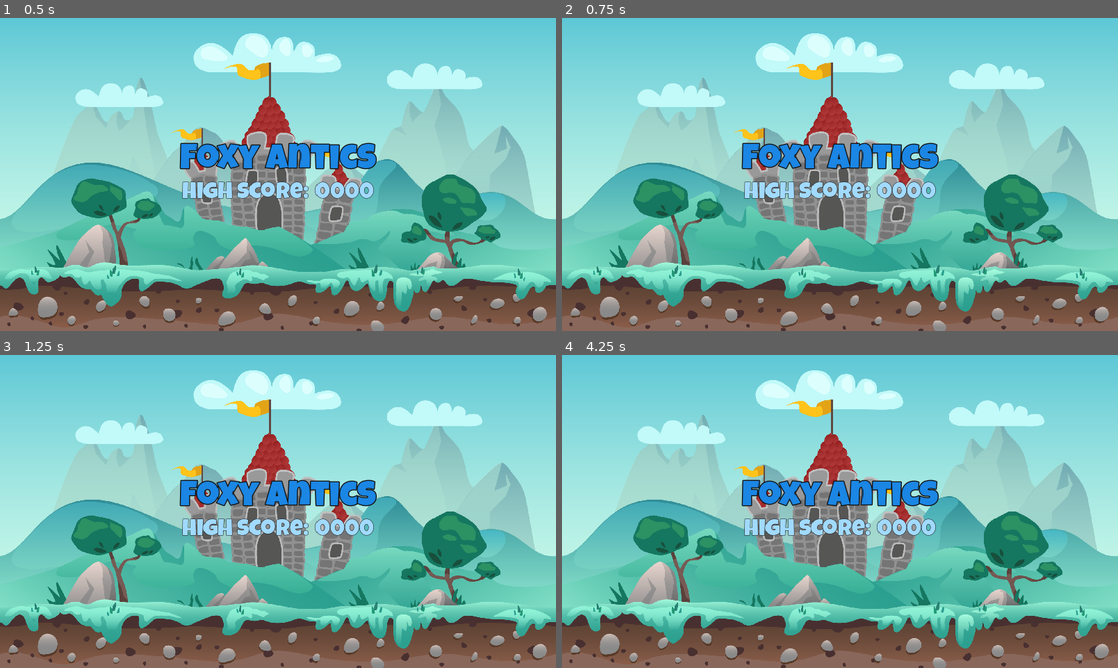
Above: before the commit, frames 1-4 (two rows, left to right).
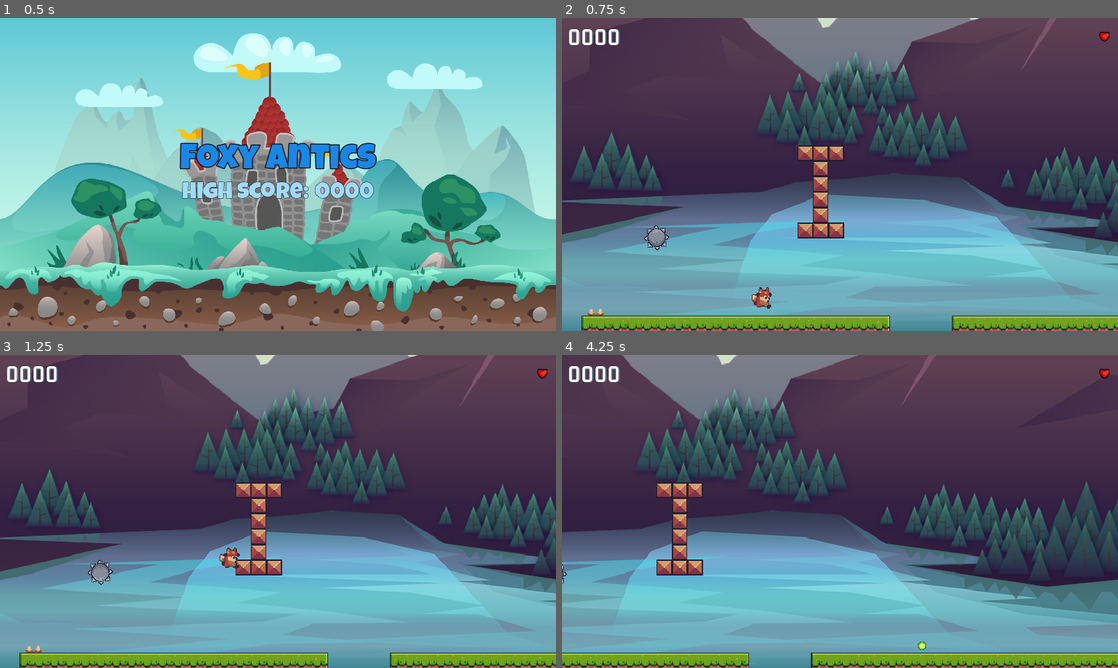
Above: after the commit, the same moments.

Repository: fj0lverkr/FoxAntics
Game: Godot game, scene res://scenes/main/main.tscn
Same seed, same stepped clock (60 frames per second), same inputs: the game is played once before the commit and once after it.
Inputs (mouse positions are in pixels of both pictures, inside the frame that each line leads up to):
- Up to frame 1 (0.5 s): no input
- Up to frame 2 (0.75 s): tap Enter at 0.5 s; move the mouse to (962, 158) at 0.52 s; hold D (right) from 0.53 s (still down); tap W (up) at 0.6 s
- Up to frame 3 (1.25 s): keep holding D (right); tap W (up) at 0.77, 1.07 s
- Up to frame 4 (4.25 s): move the mouse to (728, 527) at 1.27 s; click (728, 527) at 1.35 s; tap W (up) at 1.52, 1.55, 1.82, 2.1, 3.02, 3.05, 3.32, 3.6, 3.77, 4.07 s; move the mouse to (895, 442) at 2.02 s; release D (right) at 2.03 s; hold A (left) 2.03-2.78 s; move the mouse to (812, 574) at 2.77 s; hold D (right) from 2.78 s (still down); click (812, 574) at 2.85 s; move the mouse to (1006, 558) at 3.52 s

Frame 1 is identical in both runs. In frame 2, 99% of the frame differs, in the area x 0-100%, y 0-100%; in frame 3, 99%; in frame 4, 99%.

Commit message:
UI updates and Game over

Diff:
--- a/project.godot
+++ b/project.godot
@@ -17,6 +17,7 @@
 
 [autoload]
 
+Constants="*res://singletons/constants.gd"
 SignalBus="*res://singletons/signal_bus.gd"
 SoundManager="*res://singletons/sound_manager.gd"
 GameManager="*res://singletons/game_manager.gd"
@@ -30,6 +31,10 @@
 [display]
 
 window/stretch/mode="canvas_items"
+
+[global_group]
+
+movables=""
 
 [input]
 
--- a/scenes/bullets/bullet_base/bullet_base.tscn
+++ b/scenes/bullets/bullet_base/bullet_base.tscn
@@ -6,7 +6,7 @@
 [sub_resource type="CircleShape2D" id="CircleShape2D_q3res"]
 radius = 4.0
 
-[node name="BulletBase" type="Area2D"]
+[node name="BulletBase" type="Area2D" groups=["movables"]]
 collision_layer = 0
 collision_mask = 0
 script = ExtResource("1_gkwd0")
--- a/scenes/enemies/base_enemy/base_enemy.tscn
+++ b/scenes/enemies/base_enemy/base_enemy.tscn
@@ -2,7 +2,7 @@
 
 [ext_resource type="Script" path="res://scenes/enemies/base_enemy/base_enemy.gd" id="1_wqyr0"]
 
-[node name="BaseEnemy" type="CharacterBody2D"]
+[node name="BaseEnemy" type="CharacterBody2D" groups=["movables"]]
 collision_layer = 0
 script = ExtResource("1_wqyr0")
 
--- /dev/null
+++ b/scenes/hud/hud.gd
@@ -0,0 +1,25 @@
+extends Control
+
+@onready var hb_hearts: HBoxContainer = $MC/HB/HBHearts
+@onready var overlay: ColorRect = $Overlay
+@onready var vb_game_over: VBoxContainer = $Overlay/VBGameOver
+@onready var vb_level_complete: VBoxContainer = $Overlay/VBLevelComplete
+
+var _hearts: Array[Node]
+
+func _ready() -> void:
+	overlay.hide()
+	vb_game_over.hide()
+	vb_level_complete.hide()
+	SignalBus.on_player_hit.connect(_update_hearts)
+	SignalBus.on_level_started.connect(_update_hearts)
+	SignalBus.on_game_over.connect(_on_game_over)
+	_hearts = hb_hearts.get_children()
+
+func _update_hearts(lives: int) -> void:
+	for life in range(_hearts.size()):
+		_hearts[life].visible = lives > life
+
+func _on_game_over() -> void:
+	overlay.show()
+	vb_game_over.show()
--- a/scenes/hud/hud.tscn
+++ b/scenes/hud/hud.tscn
@@ -1,6 +1,7 @@
-[gd_scene load_steps=6 format=3 uid="uid://bye75w214dweh"]
+[gd_scene load_steps=7 format=3 uid="uid://bye75w214dweh"]
 
 [ext_resource type="LabelSettings" uid="uid://cd6fw71smmni4" path="res://assets/GL_48_White.tres" id="1_nxi5y"]
+[ext_resource type="Script" path="res://scenes/hud/hud.gd" id="1_oihje"]
 [ext_resource type="Texture2D" uid="uid://jka0nadwutf" path="res://assets/items/pixel heart 2.png" id="2_586kd"]
 [ext_resource type="LabelSettings" uid="uid://bxcrp4yp2shbm" path="res://assets/LG_64_Title.tres" id="3_x4ula"]
 [ext_resource type="LabelSettings" uid="uid://dy5tbycl7dxr" path="res://assets/LG_24_SubTitle.tres" id="4_ee1n1"]
@@ -13,6 +14,7 @@
 anchor_bottom = 1.0
 grow_horizontal = 2
 grow_vertical = 2
+script = ExtResource("1_oihje")
 
 [node name="MC" type="MarginContainer" parent="."]
 layout_mode = 1
--- a/scenes/level_base/level_base.gd
+++ b/scenes/level_base/level_base.gd
@@ -3,5 +3,16 @@
 @onready var player: CharacterBody2D = $"Player"
 @onready var player_cam: Camera2D = $"PlayerCam"
 
+func _ready() -> void:
+	SignalBus.on_game_over.connect(_on_game_over)
+
 func _physics_process(_delta: float) -> void:
 	player_cam.position = player.position
+
+func _on_game_over() -> void:
+	for p in get_tree().get_nodes_in_group(Constants.GROUP_PLAYER):
+		p.set_process(false)
+		p.set_physics_process(false)
+	for m in get_tree().get_nodes_in_group(Constants.GROUP_MOVABLES):
+		m.set_process(false)
+		m.set_physics_process(false)
--- a/scenes/level_base/level_base.tscn
+++ b/scenes/level_base/level_base.tscn
@@ -29,7 +29,7 @@
 limit_bottom = 0
 limit_smoothed = true
 
-[node name="Player" parent="." instance=ExtResource("3_3pop5")]
+[node name="Player" parent="." groups=["movables"] instance=ExtResource("3_3pop5")]
 position = Vector2(19, -44)
 
 [node name="Markers" type="Node" parent="."]
--- a/scenes/level_base/levels/level_1.tscn
+++ b/scenes/level_base/levels/level_1.tscn
@@ -1,8 +1,29 @@
-[gd_scene load_steps=2 format=4 uid="uid://nac04lwsfkh4"]
+[gd_scene load_steps=5 format=4 uid="uid://nac04lwsfkh4"]
 
 [ext_resource type="PackedScene" uid="uid://drtg2uh7n8ekw" path="res://scenes/level_base/level_base.tscn" id="1_37m4q"]
+[ext_resource type="PackedScene" uid="uid://ctftgdykrgdel" path="res://scenes/spiked_ball/spiked_ball.tscn" id="2_aoxlp"]
+[ext_resource type="PackedScene" uid="uid://bjipde6a238hp" path="res://scenes/floor_spikes/floor_spikes.tscn" id="2_j6are"]
+
+[sub_resource type="Curve2D" id="Curve2D_85f8j"]
+_data = {
+"points": PackedVector2Array(-47.9852, 10.944, 47.9852, -10.944, -68, -104, 14.592, -11.7859, -14.592, 11.7859, -16, -76, -0.280615, 21.3268, 0.280615, -21.3268, -108, -73, 0, 0, 0, 0, -68, -104)
+}
+point_count = 4
 
 [node name="Level_1" instance=ExtResource("1_37m4q")]
 
 [node name="TMLayer" parent="." index="1"]
 tile_map_data = PackedByteArray("AAAAAP//AAAHAAAAAAD/////AAAHAAAAAAD+////AAAHAAAAAAD9////AAAHAAAAAAABAP//AAAHAAAAAAACAP …(720 unchanged characters)…
+
+[node name="Player" parent="." index="3"]
+lives = 1
+
+[node name="Path2D" type="Path2D" parent="Paths" index="0"]
+position = Vector2(-10, 7)
+curve = SubResource("Curve2D_85f8j")
+
+[node name="SpikedBall" parent="Paths/Path2D" index="0" instance=ExtResource("2_aoxlp")]
+position = Vector2(-68, -104)
+
+[node name="FloorSpikes" parent="." index="10" instance=ExtResource("2_j6are")]
+position = Vector2(-140, -15)
--- /dev/null
+++ b/scenes/main/main.gd
@@ -0,0 +1,8 @@
+extends CanvasLayer
+
+func _ready() -> void:
+	Engine.time_scale = 1
+
+func _process(_delta: float) -> void:
+	if Input.is_action_just_pressed("up"):
+		GameManager.load_next_level()
--- a/scenes/main/main.tscn
+++ b/scenes/main/main.tscn
@@ -1,11 +1,13 @@
-[gd_scene load_steps=5 format=3 uid="uid://yrfn7o08rhm1"]
+[gd_scene load_steps=6 format=3 uid="uid://yrfn7o08rhm1"]
 
+[ext_resource type="Script" path="res://scenes/main/main.gd" id="1_hi2ny"]
 [ext_resource type="AudioStream" uid="uid://dmhewhhn65p8n" path="res://assets/sound/Farm Frolics.ogg" id="1_x2kwn"]
 [ext_resource type="Texture2D" uid="uid://dhtxxb1o7a3jl" path="res://assets/backgrounds/platformer_background_4.png" id="2_8hkjd"]
 [ext_resource type="LabelSettings" uid="uid://16lprti7wp1x" path="res://assets/LG_64_MainTitle.tres" id="3_7vtcq"]
 [ext_resource type="LabelSettings" uid="uid://cgmoepicl744b" path="res://assets/LG_36_HS.tres" id="4_e1bkm"]
 
 [node name="Main" type="CanvasLayer"]
+script = ExtResource("1_hi2ny")
 
 [node name="AudioStreamPlayer" type="AudioStreamPlayer" parent="."]
 stream = ExtResource("1_x2kwn")
--- a/scenes/moving_platform/moving_platform.tscn
+++ b/scenes/moving_platform/moving_platform.tscn
@@ -6,7 +6,7 @@
 [sub_resource type="RectangleShape2D" id="RectangleShape2D_g2tsi"]
 size = Vector2(46, 7)
 
-[node name="MovingPlatform" type="AnimatableBody2D"]
+[node name="MovingPlatform" type="AnimatableBody2D" groups=["movables"]]
 collision_mask = 96
 script = ExtResource("1_d441g")
 
--- a/scenes/player/player.gd
+++ b/scenes/player/player.gd
@@ -28,6 +28,10 @@
 
 func _ready() -> void:
 	SignalBus.on_pickup_taken.connect(_on_pickup_taken)
+	call_deferred("_deferred_ready")
+
+func _deferred_ready() -> void:
+	SignalBus.on_level_started.emit(lives)
 
 func _physics_process(delta: float) -> void:
 	if !is_on_floor():
@@ -139,4 +143,6 @@
 
 
 func _on_hurt_timer_timeout() -> void:
+	if lives == 0:
+		SignalBus.on_game_over.emit()
 	_set_state(PLAYER_STATE.IDLE)
--- a/scenes/spiked_ball/spiked_ball.tscn
+++ b/scenes/spiked_ball/spiked_ball.tscn
@@ -26,7 +26,7 @@
 "spin": SubResource("Animation_7xm3t")
 }
 
-[node name="SpikedBall" type="PathFollow2D"]
+[node name="SpikedBall" type="PathFollow2D" groups=["movables"]]
 rotates = false
 script = ExtResource("1_6y2uy")
 
--- /dev/null
+++ b/singletons/constants.gd
@@ -0,0 +1,2 @@
+const GROUP_PLAYER: String = "player"
+const GROUP_MOVABLES: String = "movables"
--- a/singletons/game_manager.gd
+++ b/singletons/game_manager.gd
@@ -1,3 +1,32 @@
 extends Node
 
-const GROUP_PLAYER: String = "player"
+const TOTAL_LEVELS: int = 3
+const MAIN_SCENE: PackedScene = preload("res://scenes/main/main.tscn")
+
+var _current_level: int = 0
+var _level_scenes: Dictionary = {}
+
+func _ready() -> void:
+    _load_level_scenes()
+    call_deferred("_load_main_scene")
+    SignalBus.on_game_over.connect(_on_game_over)
+
+func _load_level_scenes() -> void:
+    for l in range(1, TOTAL_LEVELS + 1):
+        _level_scenes[l] = load("res://scenes/level_base/levels/level_%s.tscn" % l)
+
+func _load_main_scene() -> void:
+    _current_level = 0
+    get_tree().change_scene_to_packed(MAIN_SCENE)
+
+func _set_next_level() -> void:
+    _current_level += 1
+    if _current_level > TOTAL_LEVELS:
+        _current_level = 1
+
+func _on_game_over() -> void:
+    Engine.time_scale = 0
+
+func load_next_level() -> void:
+    _set_next_level()
+    get_tree().change_scene_to_packed(_level_scenes[_current_level])
--- a/singletons/signal_bus.gd
+++ b/singletons/signal_bus.gd
@@ -4,3 +4,5 @@
 signal on_pickup_taken(points: int)
 signal on_boss_killed(points: int)
 signal on_player_hit(lives: int)
+signal on_level_started(lives: int)
+signal on_game_over()
